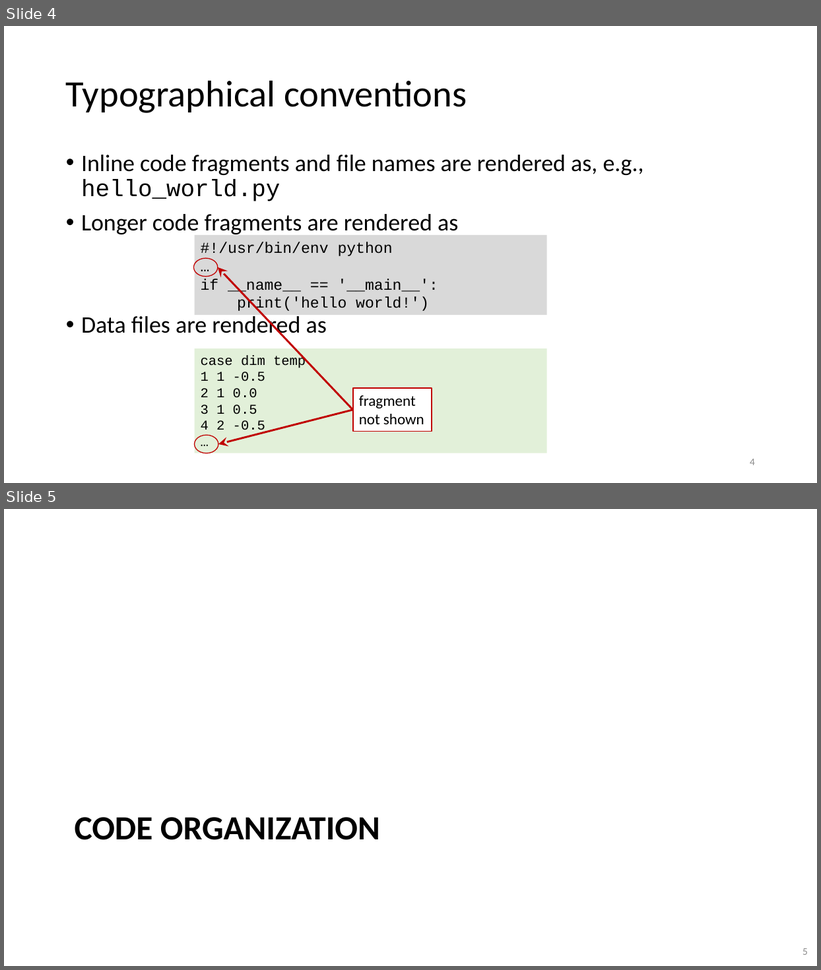
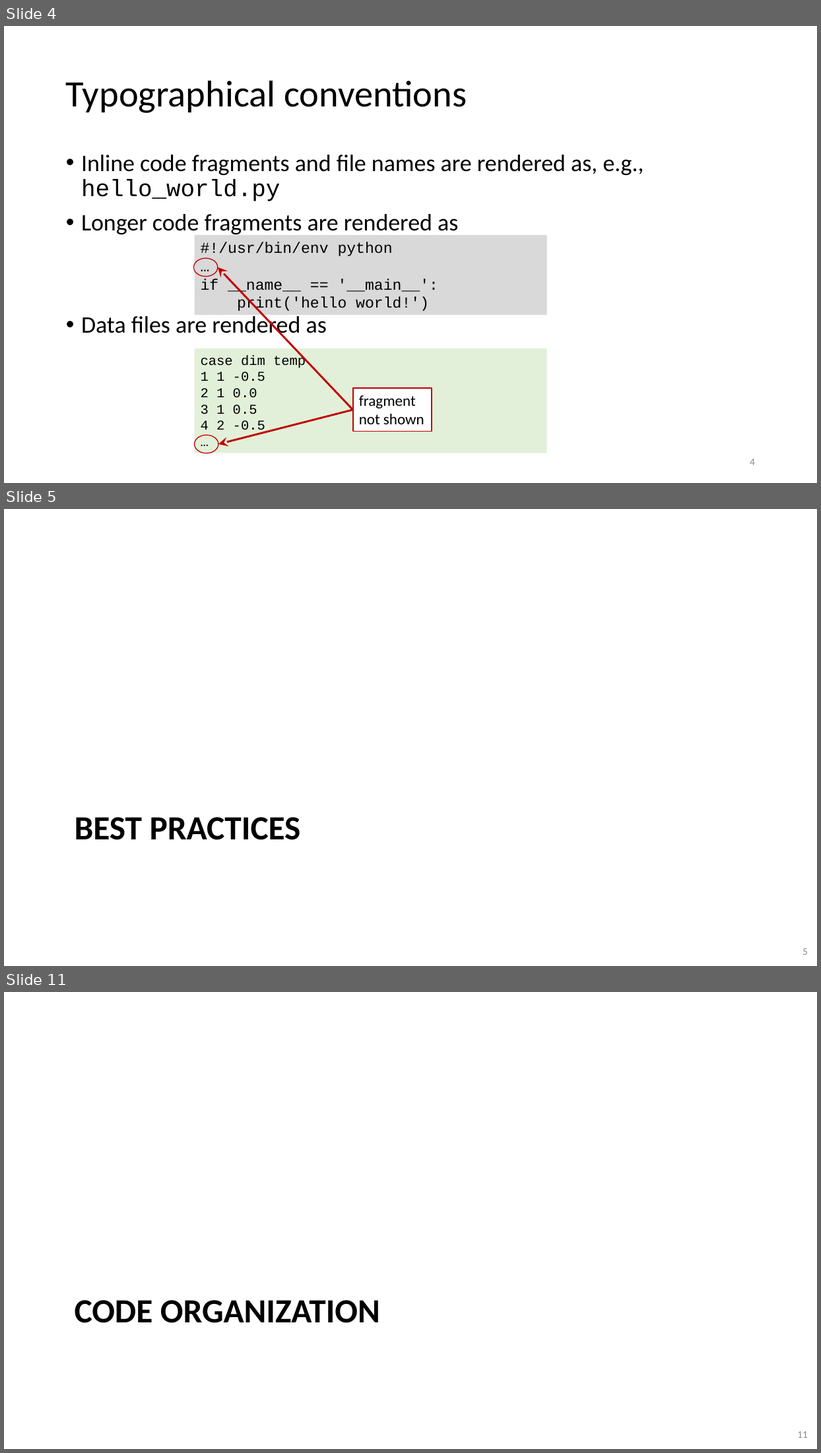
Before and after one commit to gjbex/Python-software-engineering, a slide deck: python_software_engineering.pptx. Shown one above the other, each under a label of ours: slides 4 and 5 before the commit, slides 4, 5 and 11 after it; the slides between them are not shown. The pictures are 821x970 and 821x1453 pixels, drawn with LibreOffice and Linux fonts; fonts in the diff are those of the drawing. Boxes give left, top, right and bottom in pixels: in the first picture for what was removed or moved away, otherwise in the second. Text is boxed around its words. In the diff, an @@ line names an element or a change of style, - is before the commit and + after.

Commit message:
Add section on best practices

```diff
--- a/python_software_engineering.pptx
+++ b/python_software_engineering.pptx
@@ slide 5 added at box(4, 509, 817, 966), background #FFFFFF @@
@@ title added at box(75, 817, 301, 840), 40 pt, text #000000, bold @@
+BEST PRACTICES
@@ page number added at box(803, 949, 808, 955), 12 pt, text #8C8C8C @@
+5
@@ what was slide 5 is now slide 11 @@
@@ page number at box(797, 1432, 808, 1438): text changed @@
-5
+11
```
Also in this commit, not shown: 3 slides changed, 6 other slides added.
